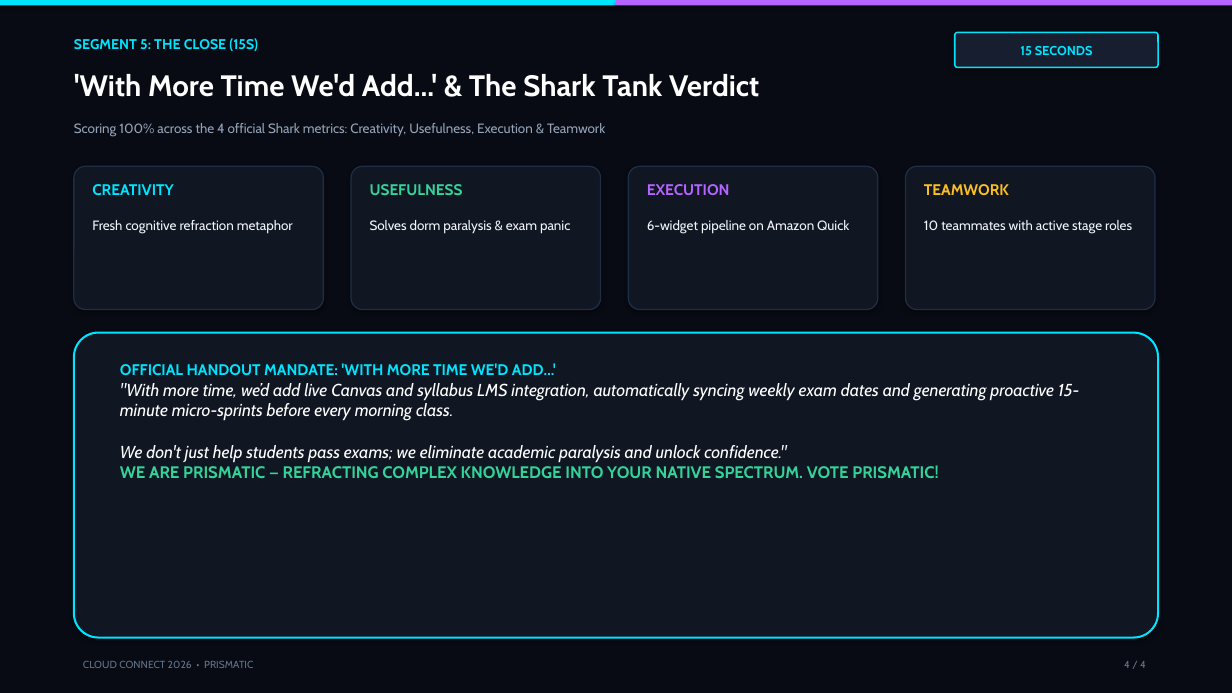
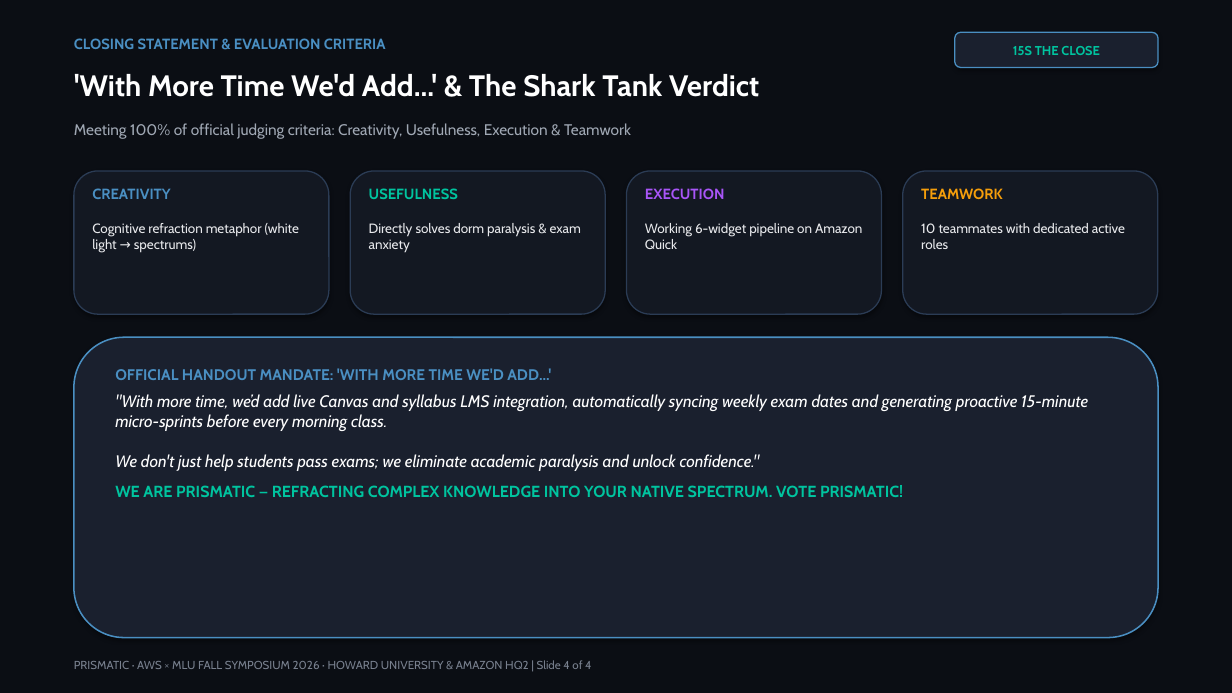
Before and after one commit to SakshamKapoor2911/SHARK-TANK-AWS-MLU, a slide deck: slide 4 of Prismatic_Shark_Tank_Pitch_Deck.pptx. Drawn at 1232x693 pixels with LibreOffice and Linux fonts; fonts in the diff are those of the drawing. Boxes give left, top, right and bottom in pixels: in the first picture for what was removed or moved away, otherwise in the second. Text is boxed around its words. In the diff, an @@ line names an element or a change of style, - is before the commit and + after.

Commit message:
feat: design skill + live demo guide, pitch timer, voice select, dynamic SVG, PartyRock slot, slide-3 trim

```diff
--- a/Prismatic_Shark_Tank_Pitch_Deck.pptx
+++ b/Prismatic_Shark_Tank_Pitch_Deck.pptx
@@ rectangle at [0,0,1232,693]: fill #080B13 to #0B0E14 @@
@@ rectangle removed at [0,0,616,6] @@
@@ rectangle removed at [616,0,1232,6] @@
@@ text at [74,38,386,49]: text changed; size 11 to 11.5 pt; text colour #00E5FF to #4A8FC2 @@
-SEGMENT 5: THE CLOSE (15S)
+CLOSING STATEMENT & EVALUATION CRITERIA
@@ rounded rectangle "15S THE CLOSE" at [955,32,1158,67]: fill #161E30 to #1A202E; outline #00E5FF 1.2 pt to #4A8FC2 1 pt; proportions changed @@
@@ text in rounded rectangle at [1013,46,1099,55]: text changed; text colour #00E5FF to #00C49F @@
-15 SECONDS
+15S THE CLOSE
@@ text at [74,123,631,139]: text changed; size 10.5 to 12 pt; text colour #94A3B8 to #A0A8B4 @@
-Scoring 100% across the 4 official Shark metrics: Creativity, Usefulness, Execution & Teamwork
+Meeting 100% of official judging criteria: Creativity, Usefulness, Execution & Teamwork
@@ fill #101622 to #131822; outline #202D46 1 pt to #2B3C55 1 pt; proportions changed in 4 elements at [903,171,1158,314], [627,171,882,314], [350,171,605,314], [74,171,329,314] @@
@@ rounded rectangle: place and size @@
-rounded rectangle at [74,166,323,310]
+rounded rectangle at [74,171,329,314]
@@ rounded rectangle: place and size @@
-rounded rectangle at [351,166,601,310]
+rounded rectangle at [350,171,605,314]
@@ rounded rectangle: place and size @@
-rounded rectangle at [628,166,878,310]
+rounded rectangle at [627,171,882,314]
@@ rounded rectangle: place and size @@
-rounded rectangle at [906,166,1155,310]
+rounded rectangle at [903,171,1158,314]
@@ text "CREATIVITY" at [92,188,170,199]: size 12 to 11.5 pt, text colour #00E5FF to #4A8FC2 @@
@@ text "USEFULNESS" at [369,188,458,199]: size 12 to 11.5 pt, text colour #34D399 to #00C49F @@
@@ text "EXECUTION" at [645,188,725,199]: size 12 to 11.5 pt, text colour #B464FF to #A855F7 @@
@@ text "TEAMWORK" at [921,188,1003,199]: size 12 to 11.5 pt, text colour #FBBF24 to #F59E0B @@
@@ text at [92,223,299,252]: text changed; text colour #F1F5F9 to #E8E9EC @@
-Fresh cognitive refraction metaphor
+Cognitive refraction metaphor (white light → spectrums)
@@ text at [369,223,581,252]: text changed; text colour #F1F5F9 to #E8E9EC @@
-Solves dorm paralysis & exam panic
+Directly solves dorm paralysis & exam anxiety
@@ text at [645,223,862,249]: text changed; text colour #F1F5F9 to #E8E9EC @@
-6-widget pipeline on Amazon Quick
+Working 6-widget pipeline on Amazon Quick
@@ text at [921,223,1125,249]: text changed; text colour #F1F5F9 to #E8E9EC @@
-10 teammates with active stage roles
+10 teammates with dedicated active roles
@@ rounded rectangle: place and size @@
-rounded rectangle at [74,333,1158,638]
+rounded rectangle at [74,337,1158,638]
@@ rounded rectangle at [74,337,1158,638]: fill #101622 to #1A202E; outline #00E5FF 1.6 pt to #4A8FC2 1.2 pt; proportions changed @@
@@ text "OFFICIAL HANDOUT MANDATE: 'WITH MORE ..." at [115,368,1088,497]: text colour #00E5FF to #4A8FC2 in "OFFICIAL HANDOUT MANDATE: 'WITH MORE TIME WE'D ..."; size 13.5 to 13 pt in ""With more time, we’d add live Canvas ..."; size 13 to 12.5 pt, text colour #34D399 to #00C49F in "WE ARE PRISMATIC — REFRACTING COMPLEX KNOWLEDGE ..."; more space between paragraphs @@
@@ text added at [74,660,591,669], 9 pt, text #78808E @@
+PRISMATIC · AWS × MLU FALL SYMPOSIUM 2026 · HOWARD UNIVERSITY & AMAZON HQ2 | Slide 4 of 4
@@ text removed at [83,661,253,668] @@
-CLOUD CONNECT 2026 • PRISMATIC
@@ text removed at [1124,661,1146,668] @@
-4 / 4
```
Also in this commit, not shown: 2 other slides changed, 1 slide added, 1 slide removed, 16 other files.
